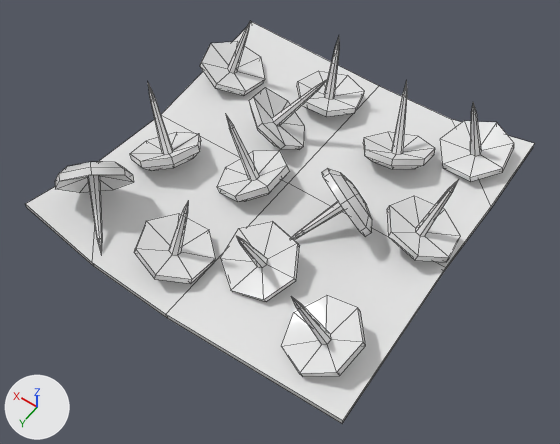
The FBX model Paper Soldier/Assets/Prefabs/Models/Pins.fbx: old version first, new version second.
Rendered twice from a 50 mm lens placed at (145.14, 11.55, 12.82), pointed at (152.55, 1.19, -3.47). The lights are fixed; the arrows at lower left show +X, +Y and +Z. Mesh edges are drawn as thin lines. Where no turn or scale is listed for an object, it has been applied to the vertices.

In view in the first picture: 'Pins'.
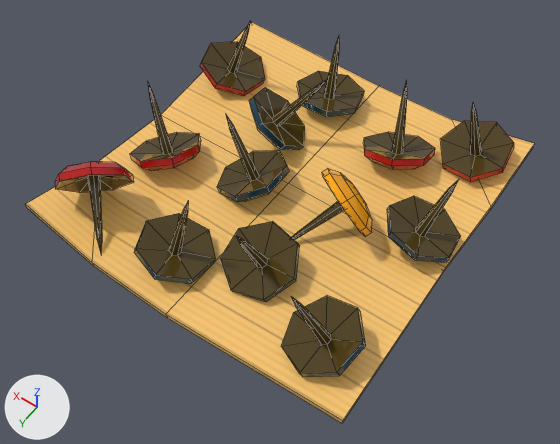
Changed parts and their boxes [x1, y1, x2, y2] in the pictures (560 x 444 px):
'Pins', recoloured (white to orange): [26, 21, 535, 423] in both

What the commit changed:
Picture 'pins_Material _28_BaseColor.png' (img_pins_material__28_basecolor_png) is new.
Material 'Material #32' (mat_material__32) is new.
Its texture is img_pins_material__28_basecolor_png.
Its roughness is 0.0.
me_mesh has 598 vertices, 661 faces and spans x -5.09..4.97, y -5.1..5.1, z -1.18..1.4.
me_mesh no longer uses material mat_material__28 (white #e7e7e7).
me_mesh now uses material mat_material__32 (picture img_pins_material__28_basecolor_png).
